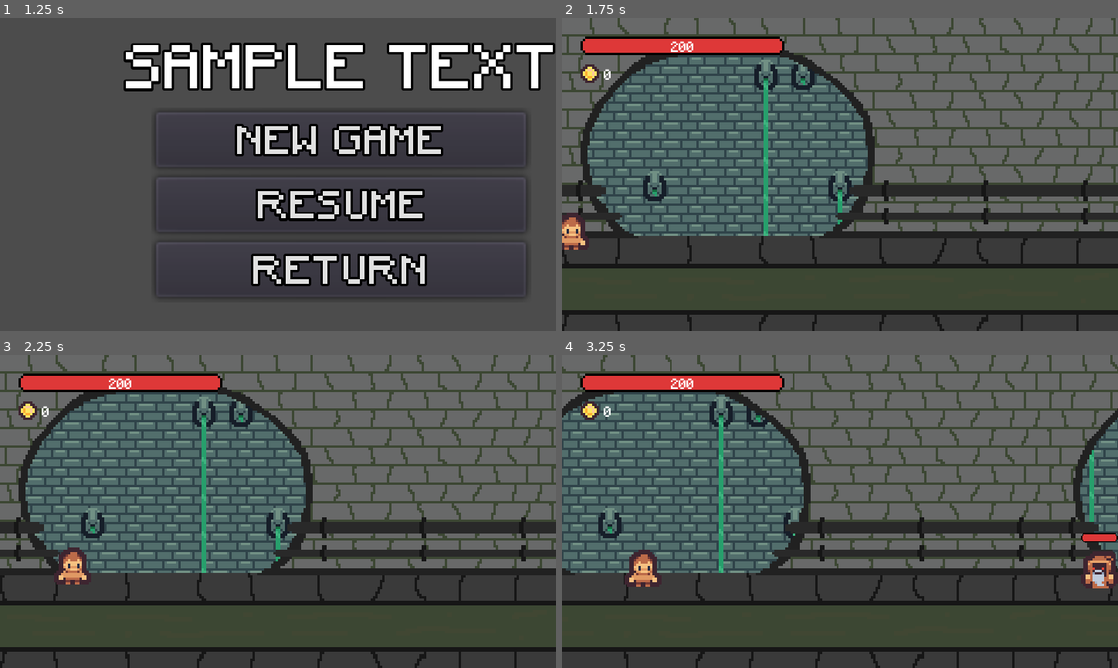
Above: before the commit, frames 1-4 (two rows, left to right).
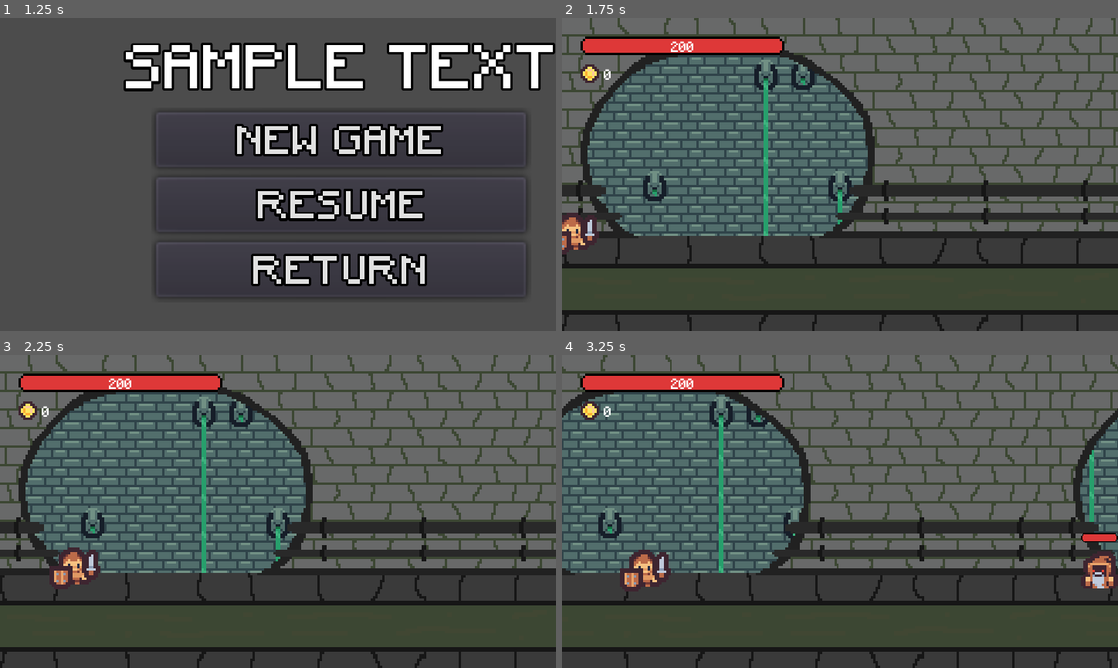
Above: after the commit, the same moments.

Repository: antronomo/RunningHalls
Game: Godot game, scene res://UIs/MenuScene.tscn
Two runs of this game, one before a commit and one after it. Both use one fixed random seed, a clock stepped at 60 frames per second and the inputs below.
Inputs:
- Up to frame 1 (1.25 s): click "START" at 0.5 s
- Up to frame 2 (1.75 s): click "NEW GAME" at 1.25 s
- Up to frame 3 (2.25 s): no input
- Up to frame 4 (3.25 s): no input

Frame 1 is identical in both runs. In frame 2, 0.2% of the frame differs, in the area x 0-7%, y 64-76%; in frame 3, 0.4%; in frame 4, 0.6%, in the area x 10-100%, y 62-76%.

Commit message:
Implementando la forja 1: Aunque ahora SI mejora las estadísticas del jugador, no te cobra nada las mejoras y las estadísticas están des-balanceadas. Para el próximo commit haré que la forja cobre oro por mejora,  te enseñe la estadística actual y la del siguiente nivel con el precio si es que se puede mejorar.
Cambios menores:
-en muchos escripts se les ha corregido pequeños (detalles para que el texto quede limpio?)
-en GLOBALS.gd se ha cambiado la función de “set_game_data” para que imprima errores mas precisos
-algunas escenas han sido modificadas, ver los cambios en los .tscn para detalles
-las piezas de armaduras(objetos que heredan de equipment.gd) se les ha añadido una variable arreglada(se modifica cada vez que que es instanciado, pero es lo mas cómodo)
-en CoreComponent.gd al fin se ha acortado la función “get_hurt”, ahora calcula todo en una sola variable y devuelve el valor esperado.
-en Equipment.gd se ha añadido la variable “max_upgrades”, se le ha añadido la función “get_items_stats” que devuelve información básica necesaria para otros nodos y se ha modificado la función “upgrade” para arreglar un bug que hacía apuntar fuera de los array.
-en Level0.gd se ha implementado las funciones con la tienda y de ha modificado la manera en la que aparecen en pantalla, antes se instanciaban según necesidad, ahora solo cambian de posición
-se han eliminado comentarios en player.gd
-PlayerStats.gd creado, script heredado de CoreComponent.gd cuya función es modificar las estadísticas del jugador(player) con su equipo (equipment.gd), en un futuro puedo implementar mas cosas como joyerías
-en ShopMenu.gd se han modificado muchas funciones repetitivas y pasado a una única función “get_item_to_show”
-Ideas.txt y Tareas.txt actualizado

Diff:
--- a/Auto/Config.gd
+++ b/Auto/Config.gd
@@ -21,7 +21,6 @@
 
 	load_file.open(CONFIGFILE, File.READ)
 	config_data = load_file.get_var()
-
 	load_file.close()
 
 
--- a/Auto/CurrentGame.gd
+++ b/Auto/CurrentGame.gd
@@ -26,7 +26,7 @@
 	return DefaultGameData
 
 
-func save_game_data(game_data:Dictionary) -> void:
+func save_game_data(game_data : Dictionary) -> void:
 	var save_file : File = File.new()
 	save_file.open(SAVEFILE, File.WRITE)
 	save_file.store_var(game_data)
--- a/Auto/GLOBALS.gd
+++ b/Auto/GLOBALS.gd
@@ -16,7 +16,7 @@
 		print(str(current_game.duplicate()))
 
 
-# FUNCIONES CON CurrentGame.gd -------------------------------------------------------
+# FUNCIONES CON CurrentGame.gd ------------------------------------------------------------
 func reset_game_data() -> void:
 	current_game = CurrentGame.new_game().duplicate()
 	save_data_to_file()
@@ -27,62 +27,63 @@
 	current_game = CurrentGame.load_game()
 
 
-# FUNCIONES que modifican la variable current_game ----------------------------------------
+# FUNCIONES que modifican variables en current_game ----------------------------------------
+# Es necesario verificar el tipo de variable y su contenido? por ahora no, pero tampoco lo voy a aquitar
 func set_game_data(what:String, much) -> void:
 	match what:
 		"wave":
 			if typeof(much) == TYPE_INT:
 				current_game.game_info.wave = much
 			else:
-				print(str(much) + " no es tipo Int")
+				print("cannot save " + what + " with: " + str(much))
 
 		"loot":
 			if typeof(much) == TYPE_INT:
 				current_game.game_info.loot = much
 			else:
-				print(str(much) + " no es tipo Int")
+				print("cannot save " + what + " with: " + str(much))
 
 		"helmet":
 			if typeof(much) == TYPE_INT:
 				current_game.player_upgrades.helmet = much
 			else:
-				print("cannot save helmet with: " + str(much))
+				print("cannot save " + what + " with: " + str(much))
 
 		"chestPlate":
 			if typeof(much) == TYPE_INT:
 				current_game.player_upgrades.chestPlate = much
 			else:
-				print("cannot save chestPlate with: " + str(much))
+				print("cannot save " + what + " with: " + str(much))
 
 		"greaves":
 			if typeof(much) == TYPE_INT:
 				current_game.player_upgrades.greaves = much
 			else:
-				print("cannot save greaves with: " + str(much))
+				print("cannot save " + what + " with: " + str(much))
 
 		"boots":
 			if typeof(much) == TYPE_INT:
 				current_game.player_upgrades.boots = much
 			else:
-				print("cannot save boots with: " + str(much))
+				print("cannot save " + what + " with: " + str(much))
 
 		"sword":
 			if typeof(much) == TYPE_INT:
 				current_game.player_upgrades.sword = much
 			else:
-				print("cannot save sword with: " + str(much))
+				print("cannot save " + what + " with: " + str(much))
 
 		"shield":
 			if typeof(much) == TYPE_INT:
 				current_game.player_upgrades.shield = much
 			else:
-				print("cannot save shield with: " + str(much))
+				print("cannot save " + what + " with: " + str(much))
 
 		_: # Default
 			print(what + " does not exist")
 
 
-# FUNCIONES con Config.gd ------------------------------------------------------------
+# FUNCIONES con Config.gd -----------------------------------------------------------------
 func save_new_config() -> void:pass
 
 
--- a/Enemies/DarkWizard.tscn
+++ b/Enemies/DarkWizard.tscn
@@ -35,6 +35,7 @@
 [node name="AnimatedSprite" type="AnimatedSprite" parent="."]
 position = Vector2( 0, -8 )
 frames = SubResource( 8 )
+frame = 1
 playing = true
 
 [node name="CollisionShape2D" type="CollisionShape2D" parent="."]
--- a/Level/Level0.tscn
+++ b/Level/Level0.tscn
@@ -8,6 +8,7 @@
 [ext_resource path="res://UIs/GameOverUI.tscn" type="PackedScene" id=6]
 [ext_resource path="res://Scripts/LootManager.gd" type="Script" id=7]
 [ext_resource path="res://UIs/PauseMenu.tscn" type="PackedScene" id=8]
+[ext_resource path="res://UIs/ShopMenu.tscn" type="PackedScene" id=9]
 
 [sub_resource type="RectangleShape2D" id=2]
 extents = Vector2( 160, 2.5 )
@@ -136,8 +137,6 @@
 anims/Starting = SubResource( 5 )
 anims/finishing = SubResource( 6 )
 
-[node name="GameOverUI" parent="." instance=ExtResource( 6 )]
-
 [node name="Accelerator" type="HSlider" parent="."]
 margin_left = -84.0
 margin_top = -37.0
@@ -152,17 +151,22 @@
 anims/RESET = SubResource( 7 )
 anims/accelerate = SubResource( 8 )
 
+[node name="GameOverUI" parent="." instance=ExtResource( 6 )]
+
 [node name="PauseMenu" parent="." instance=ExtResource( 8 )]
 margin_bottom = 0.0
 __meta__ = {
 "_edit_lock_": true
 }
 
+[node name="Shop" parent="." instance=ExtResource( 9 )]
+
 [connection signal="generate_loot" from="EnemySpawner" to="." method="_on_EnemySpawner_generate_loot"]
 [connection signal="wave_ended" from="EnemySpawner" to="." method="_on_EnemySpawner_wave_ended"]
 [connection signal="body_exited" from="MataSobras5000" to="." method="_on_MataSobras5000_body_exited"]
+[connection signal="value_changed" from="Accelerator" to="." method="_on_Accelerator_value_changed"]
 [connection signal="retry_pressed" from="GameOverUI" to="." method="_on_GameOverUI_retry_pressed"]
 [connection signal="return_pressed" from="GameOverUI" to="." method="_on_GameOverUI_return_pressed"]
 [connection signal="shop_pressed" from="GameOverUI" to="." method="_on_GameOverUI_shop_pressed"]
-[connection signal="value_changed" from="Accelerator" to="." method="_on_Accelerator_value_changed"]
 [connection signal="save_time" from="PauseMenu" to="." method="_on_PauseMenu_save_time"]
+[connection signal="exiting" from="Shop" to="." method="_on_Shop_exiting"]
--- a/Player/Player.tscn
+++ b/Player/Player.tscn
@@ -1,8 +1,15 @@
-[gd_scene load_steps=8 format=2]
+[gd_scene load_steps=15 format=2]
 
 [ext_resource path="res://Scripts/Player.gd" type="Script" id=1]
 [ext_resource path="res://Components/CoreComponent.tscn" type="PackedScene" id=2]
+[ext_resource path="res://Scripts/PlayerStats.gd" type="Script" id=3]
 [ext_resource path="res://Assets/img/Player.png" type="Texture" id=4]
+[ext_resource path="res://Player/Boots.tscn" type="PackedScene" id=5]
+[ext_resource path="res://Player/Greaves.tscn" type="PackedScene" id=6]
+[ext_resource path="res://Player/Helmet.tscn" type="PackedScene" id=7]
+[ext_resource path="res://Player/Sword.tscn" type="PackedScene" id=8]
+[ext_resource path="res://Player/ChestPlate.tscn" type="PackedScene" id=9]
+[ext_resource path="res://Player/Shield.tscn" type="PackedScene" id=10]
 
 [sub_resource type="Animation" id=1]
 length = 0.001
@@ -19,7 +26,7 @@
 "values": [ Vector2( 0, 0 ) ]
 }
 tracks/1/type = "value"
-tracks/1/path = NodePath("CoreComponent:monitoring")
+tracks/1/path = NodePath("Sprite:rotation_degrees")
 tracks/1/interp = 1
 tracks/1/loop_wrap = true
 tracks/1/imported = false
@@ -28,10 +35,10 @@
 "times": PoolRealArray( 0 ),
 "transitions": PoolRealArray( 1 ),
 "update": 0,
-"values": [ true ]
+"values": [ 0.0 ]
 }
 tracks/2/type = "value"
-tracks/2/path = NodePath("Sprite:rotation_degrees")
+tracks/2/path = NodePath("Sprite:scale")
 tracks/2/interp = 1
 tracks/2/loop_wrap = true
 tracks/2/imported = false
@@ -40,10 +47,10 @@
 "times": PoolRealArray( 0 ),
 "transitions": PoolRealArray( 1 ),
 "update": 0,
-"values": [ 0.0 ]
+"values": [ Vector2( 1, 1 ) ]
 }
 tracks/3/type = "value"
-tracks/3/path = NodePath("Sprite:scale")
+tracks/3/path = NodePath("CoreComponent/Shield:position")
 tracks/3/interp = 1
 tracks/3/loop_wrap = true
 tracks/3/imported = false
@@ -52,7 +59,55 @@
 "times": PoolRealArray( 0 ),
 "transitions": PoolRealArray( 1 ),
 "update": 0,
-"values": [ Vector2( 1, 1 ) ]
+"values": [ Vector2( -5, -3 ) ]
+}
+tracks/4/type = "value"
+tracks/4/path = NodePath("CoreComponent/Sword:position")
+tracks/4/interp = 1
+tracks/4/loop_wrap = true
+tracks/4/imported = false
+tracks/4/enabled = true
+tracks/4/keys = {
+"times": PoolRealArray( 0 ),
+"transitions": PoolRealArray( 1 ),
+"update": 0,
+"values": [ Vector2( 8, -10 ) ]
+}
+tracks/5/type = "value"
+tracks/5/path = NodePath("CoreComponent/Sword:rotation_degrees")
+tracks/5/interp = 1
+tracks/5/loop_wrap = true
+tracks/5/imported = false
+tracks/5/enabled = true
+tracks/5/keys = {
+"times": PoolRealArray( 0 ),
+"transitions": PoolRealArray( 1 ),
+"update": 0,
+"values": [ 0.0 ]
+}
+tracks/6/type = "value"
+tracks/6/path = NodePath("CoreComponent/Shield:rotation_degrees")
+tracks/6/interp = 1
+tracks/6/loop_wrap = true
+tracks/6/imported = false
+tracks/6/enabled = true
+tracks/6/keys = {
+"times": PoolRealArray( 0 ),
+"transitions": PoolRealArray( 1 ),
+"update": 0,
+"values": [ 0.0 ]
+}
+tracks/7/type = "value"
+tracks/7/path = NodePath("CoreComponent/CollisionShape2D:disabled")
+tracks/7/interp = 1
+tracks/7/loop_wrap = true
+tracks/7/imported = false
+tracks/7/enabled = true
+tracks/7/keys = {
+"times": PoolRealArray( 0 ),
+"transitions": PoolRealArray( 1 ),
+"update": 1,
+"values": [ false ]
 }
 
 [sub_resource type="Animation" id=2]
@@ -71,51 +126,124 @@
 "update": 0,
 "values": [ Vector2( 0, 0 ), Vector2( 0, -2 ) ]
 }
+tracks/1/type = "value"
+tracks/1/path = NodePath("CoreComponent/Sword:position")
+tracks/1/interp = 2
+tracks/1/loop_wrap = true
+tracks/1/imported = false
+tracks/1/enabled = true
+tracks/1/keys = {
+"times": PoolRealArray( 0, 0.3 ),
+"transitions": PoolRealArray( 1, 1 ),
+"update": 0,
+"values": [ Vector2( 8, -9 ), Vector2( 8, -11 ) ]
+}
+tracks/2/type = "value"
+tracks/2/path = NodePath("CoreComponent/Shield:position")
+tracks/2/interp = 2
+tracks/2/loop_wrap = true
+tracks/2/imported = false
+tracks/2/enabled = true
+tracks/2/keys = {
+"times": PoolRealArray( 0, 0.3 ),
+"transitions": PoolRealArray( 1, 1 ),
+"update": 0,
+"values": [ Vector2( -5, -3 ), Vector2( -5, -5 ) ]
+}
 
 [sub_resource type="Animation" id=4]
 resource_name = "dying"
 length = 1.5
 tracks/0/type = "value"
-tracks/0/path = NodePath("CoreComponent:monitoring")
+tracks/0/path = NodePath("Sprite:rotation_degrees")
 tracks/0/interp = 1
 tracks/0/loop_wrap = true
 tracks/0/imported = false
 tracks/0/enabled = true
 tracks/0/keys = {
-"times": PoolRealArray( 0 ),
-"transitions": PoolRealArray( 1 ),
-"update": 1,
-"values": [ false ]
+"times": PoolRealArray( 0, 0.5 ),
+"transitions": PoolRealArray( 1, 1 ),
+"update": 0,
+"values": [ 0.0, -90.0 ]
 }
 tracks/1/type = "value"
-tracks/1/path = NodePath("Sprite:rotation_degrees")
+tracks/1/path = NodePath("Sprite:position")
 tracks/1/interp = 1
 tracks/1/loop_wrap = true
 tracks/1/imported = false
 tracks/1/enabled = true
 tracks/1/keys = {
-"times": PoolRealArray( 0, 0.5 ),
-"transitions": PoolRealArray( 1, 1 ),
-"update": 0,
-"values": [ 0.0, -90.0 ]
+"times": PoolRealArray( 0, 0.5, 1, 1.5 ),
+"transitions": PoolRealArray( 1.46409, 1.466, 0.466517, 0.63728 ),
+"update": 0,
+"values": [ Vector2( 0, 0 ), Vector2( -15, -15 ), Vector2( -25, -2 ), Vector2( -35, -2 ) ]
 }
 tracks/2/type = "value"
-tracks/2/path = NodePath("Sprite:position")
-tracks/2/interp = 1
+tracks/2/path = NodePath("CoreComponent/Sword:position")
+tracks/2/interp = 2
 tracks/2/loop_wrap = true
 tracks/2/imported = false
 tracks/2/enabled = true
 tracks/2/keys = {
-"times": PoolRealArray( 0, 0.5, 1, 1.5 ),
-"transitions": PoolRealArray( 1.46409, 1.466, 0.466517, 0.63728 ),
-"update": 0,
-"values": [ Vector2( 0, -8 ), Vector2( -15, -15 ), Vector2( -25, -2 ), Vector2( -35, -2 ) ]
+"times": PoolRealArray( 0, 0.2, 0.5, 1.5 ),
+"transitions": PoolRealArray( 1, 1, 1, 1 ),
+"update": 0,
+"values": [ Vector2( 8, -9 ), Vector2( 8, -9 ), Vector2( 8, -4 ), Vector2( 8, -2 ) ]
+}
+tracks/3/type = "value"
+tracks/3/path = NodePath("CoreComponent/Shield:position")
+tracks/3/interp = 2
+tracks/3/loop_wrap = true
+tracks/3/imported = false
+tracks/3/enabled = true
+tracks/3/keys = {
+"times": PoolRealArray( 0, 0.5 ),
+"transitions": PoolRealArray( 1, 1 ),
+"update": 0,
+"values": [ Vector2( -5, -3 ), Vector2( -5, -3 ) ]
+}
+tracks/4/type = "value"
+tracks/4/path = NodePath("CoreComponent/Sword:rotation_degrees")
+tracks/4/interp = 1
+tracks/4/loop_wrap = true
+tracks/4/imported = false
+tracks/4/enabled = true
+tracks/4/keys = {
+"times": PoolRealArray( 0, 0.5, 1.5 ),
+"transitions": PoolRealArray( 1, 1, 1 ),
+"update": 0,
+"values": [ 0.0, 0.0, 90.0 ]
+}
+tracks/5/type = "value"
+tracks/5/path = NodePath("CoreComponent/Shield:rotation_degrees")
+tracks/5/interp = 1
+tracks/5/loop_wrap = true
+tracks/5/imported = false
+tracks/5/enabled = true
+tracks/5/keys = {
+"times": PoolRealArray( 0, 1 ),
+"transitions": PoolRealArray( 1, 1 ),
+"update": 0,
+"values": [ 0.0, -45.0 ]
+}
+tracks/6/type = "value"
+tracks/6/path = NodePath("CoreComponent/CollisionShape2D:disabled")
+tracks/6/interp = 1
+tracks/6/loop_wrap = true
+tracks/6/imported = false
+tracks/6/enabled = true
+tracks/6/keys = {
+"times": PoolRealArray( 0 ),
+"transitions": PoolRealArray( 1 ),
+"update": 1,
+"values": [ true ]
 }
 
 [sub_resource type="RectangleShape2D" id=3]
 extents = Vector2( 4, 16 )
 
 [node name="Player" type="Node2D" groups=["player"]]
+z_index = 1
 script = ExtResource( 1 )
 
 [node name="Sprite" type="Sprite" parent="."]
@@ -133,6 +261,7 @@
 [node name="CoreComponent" parent="." instance=ExtResource( 2 )]
 collision_layer = 2
 collision_mask = 12
+script = ExtResource( 3 )
 max_life = 200
 attack = 20
 defense = 20
@@ -142,4 +271,22 @@
 position = Vector2( 12, -8 )
 shape = SubResource( 3 )
 
+[node name="Boots" parent="CoreComponent" instance=ExtResource( 5 )]
+visible = false
+
+[node name="ChestPlate" parent="CoreComponent" instance=ExtResource( 9 )]
+visible = false
+
+[node name="Greaves" parent="CoreComponent" instance=ExtResource( 6 )]
+visible = false
+
+[node name="Helmet" parent="CoreComponent" instance=ExtResource( 7 )]
+visible = false
+
+[node name="Shield" parent="CoreComponent" instance=ExtResource( 10 )]
+position = Vector2( -5, -3 )
+
+[node name="Sword" parent="CoreComponent" instance=ExtResource( 8 )]
+position = Vector2( 8, -10 )
+
 [connection signal="body_entered" from="CoreComponent" to="." method="_on_CoreComponent_body_entered"]
--- a/Scripts/Boots.gd
+++ b/Scripts/Boots.gd
@@ -16,5 +16,6 @@
 		[100,100]
 	]
 
+	max_upgrades = upgrade_list.size() - 1
 	upgrades = Globals.current_game.player_upgrades.boots
 	sprite.frame = int(clamp(upgrades, 0, sprite.hframes -1))
--- a/Scripts/ChestPlate.gd
+++ b/Scripts/ChestPlate.gd
@@ -16,5 +16,6 @@
 		[100,100]
 	]
 
+	max_upgrades = upgrade_list.size() - 1
 	upgrades = Globals.current_game.player_upgrades.chestPlate
 	sprite.frame = int(clamp(upgrades, 0, sprite.hframes -1))
--- a/Scripts/CoreComponent.gd
+++ b/Scripts/CoreComponent.gd
@@ -26,7 +26,7 @@
 func get_stats() -> Dictionary:
 	return {
 		'life' : max_life,
-		'attack': attack,
+		'attack' : attack,
 		'defense' : defense,
 		'crit_chance' : critical_cahnce,
 		'crit_dmg' : critical_damage
@@ -47,15 +47,8 @@
 
 
 func get_hurt(entring_dmg : float) -> int:
-	#Se que puedo quitar variables del código y retornaría lo mismo, aún no estoy listo para ello
-	# return ((((entring_dmg * 100) / defense) * entring_dmg) / 100) * -1
-	var diff : int =  (entring_dmg * 100) / defense
-	var hurt : int = ((diff * entring_dmg) / 100) * -1
-
-	if hurt > 0:
-		hurt = -1
-
-	return hurt
+	var hurt : int = ((((entring_dmg * 100) / defense) * entring_dmg) / 100) * -1
+	return hurt if hurt <= -1 else -1
 
 
 func set_hp(new_hp : int) -> void:
--- a/Scripts/EnemySpawner.gd
+++ b/Scripts/EnemySpawner.gd
@@ -78,7 +78,7 @@
 
 
 # No quiero que repita la suseción cada vez que quiera tener un número de tokens, igual debería guardar los numeros anteriores y simplemente devolver el siguiente
-func token_manager() -> void: # Simulacion de fibonacci
+func token_manager() -> void: # sucesion de fibonacci
 	var a : int = 1
 	var b : int = 1
 	var return_a : bool = true
--- a/Scripts/Equipment.gd
+++ b/Scripts/Equipment.gd
@@ -2,17 +2,21 @@
 class_name Equipment
 
 
-var sprite : Sprite
+onready var sprite : Sprite = $Sprite
+
+
+var max_upgrades : int
 var sprite_hframes : int
 var upgrade_list : Array
 var upgrades : int = 0
 
 
-func _ready() -> void:
-	if get_node("Sprite"):
-		sprite = $Sprite
-	else:
-		print(name + " has no sprite node!!!")
+func get_item_stats() -> Dictionary:
+	return {
+		"level" : upgrades,
+		"price" : upgrade_list[upgrades][0],
+		"stat" : upgrade_list[upgrades][1]
+	}
 
 
 func get_sprite_info() -> Array:
@@ -20,9 +24,9 @@
 
 
 func upgrade() -> void:
-	if !upgrades == upgrade_list.size():
+	if upgrades < max_upgrades:
 		upgrades += 1
-		sprite.frame = int(clamp(upgrades,0,sprite.hframes-1)) # el int() solo está para quitarme un aviso
+		sprite.frame = int(clamp(upgrades,0,sprite.hframes-1)) # el int() solo está para quitar un aviso
 
 
 """
--- a/Scripts/Greaves.gd
+++ b/Scripts/Greaves.gd
@@ -16,5 +16,6 @@
 		[100,100]
 	]
 
+	max_upgrades = upgrade_list.size() - 1
 	upgrades = Globals.current_game.player_upgrades.greaves
 	sprite.frame = int(clamp(upgrades, 0, sprite.hframes -1))
--- a/Scripts/Helmet.gd
+++ b/Scripts/Helmet.gd
@@ -16,5 +16,6 @@
 		[100,100]
 	]
 
+	max_upgrades = upgrade_list.size() - 1
 	upgrades = Globals.current_game.player_upgrades.helmet
 	sprite.frame = int(clamp(upgrades, 0, sprite.hframes -1))
--- a/Scripts/Level0.gd
+++ b/Scripts/Level0.gd
@@ -9,6 +9,8 @@
 onready var gui : Control = $GUI
 onready var pasue_menu : Control = $PauseMenu
 onready var game_save_file : Dictionary
+onready var shop_ui : Control = $Shop
+onready var game_over_ui : Control = $GameOverUI
 
 
 const ground_speed : int = -30
@@ -31,6 +33,8 @@
 
 	enemy_spawner.set_wave(current_wave)
 	enemy_spawner.spawn_enemies()
+
+	shop_ui.rect_position = Vector2(0,-135)
 
 
 func get_vars() -> void:
@@ -90,15 +94,20 @@
 
 
 # FUNCIONES con GameOverUI----------------------------------------------
-func _on_GameOverUI_shop_pressed():
-	var shop_menu = preload('res://UIs/ShopMenu.tscn')
-	shop_menu = shop_menu.instance()
-	add_child(shop_menu)
+func _on_GameOverUI_shop_pressed() -> void:
+	shop_ui.rect_position = Vector2.ZERO
+	game_over_ui.rect_position = Vector2(40, -1000)
 
 
-func _on_GameOverUI_retry_pressed():
+func _on_GameOverUI_retry_pressed() -> void:
 	get_tree().reload_current_scene()
 
 
-func _on_GameOverUI_return_pressed():
+func _on_GameOverUI_return_pressed() -> void:
 	get_tree().change_scene('res://UIs/MenuScene.tscn')
+
+
+# FUNCIONES con ShopUI--------------------------------------------------
+func _on_Shop_exiting() -> void:
+	shop_ui.rect_position = Vector2(0, -135)
+	game_over_ui.rect_position = Vector2(40, 16)
--- a/Scripts/Player.gd
+++ b/Scripts/Player.gd
@@ -1,8 +1,4 @@
 extends Node2D
-
-
-#max_hp por no poner max_life, variable que existe en coreComponent
-# onready var max_hp : int = $CoreComponent.get_stats().life
 
 
 export var my_name : String = 'player'
@@ -32,7 +28,8 @@
 	emit_signal('morido')
 	$AnimationPlayer.play('dying')
 
+
 func _on_CoreComponent_body_entered(body : Enemy) -> void:
 	#Esto es cuando el jugador colisiona con un enemigo, para empujar-lo
 	# print('empujacion')
-	body.apply_central_impulse(Vector2(randi() % 50 + 51, -randi() % 75 - 26))
+	body.apply_central_impulse(Vector2(randi() % 50 + 51, - randi() % 75 - 26))
--- /dev/null
+++ b/Scripts/PlayerStats.gd
@@ -0,0 +1,21 @@
+extends CoreComponent
+
+
+onready var helmet : Equipment = $Helmet
+onready var chest_plate : Equipment = $ChestPlate
+onready var greaves : Equipment = $Greaves
+onready var boots : Equipment = $Boots
+onready var shield : Equipment = $Shield
+onready var sword : Equipment = $Sword
+
+
+func _ready() -> void:
+	fixed_stats()
+	# print(str(get_stats()))
+
+
+# Las estadísticas después de sumar el equipamiento
+func fixed_stats() -> void:
+	defense = defense + helmet.get_item_stats().stat + chest_plate.get_item_stats().stat + greaves.get_item_stats().stat + boots.get_item_stats().stat + shield.get_item_stats().stat
+
+	attack = attack + sword.get_item_stats().stat
--- a/Scripts/Shield.gd
+++ b/Scripts/Shield.gd
@@ -16,5 +16,6 @@
 		[100,100]
 	]
 
+	max_upgrades = upgrade_list.size() - 1
 	upgrades = Globals.current_game.player_upgrades.shield
 	sprite.frame = int(clamp(upgrades, 0, sprite.hframes -1))
--- a/Scripts/ShopMenu.gd
+++ b/Scripts/ShopMenu.gd
@@ -15,52 +15,38 @@
 var item_name : String
 
 
+signal exiting
+
+
 func _on_HelmetButton_pressed() -> void:
-	var arr : Array = helmet.get_sprite_info()
-	item_show.texture = arr[0]
-	item_show.hframes = arr[1]
-	item_show.frame = arr[2]
-	item_name = "helmet"
+	get_item_to_show(helmet.get_sprite_info(), "helmet")
 
 
 func _on_ChestPlateButton_pressed() -> void:
-	var arr : Array = chestPlate.get_sprite_info()
-	item_show.texture = arr[0]
-	item_show.hframes = arr[1]
-	item_show.frame = arr[2]
-	item_name = "chestPlate"
+	get_item_to_show(chestPlate.get_sprite_info(), "chestPlate")
 
 
 func _on_GreavesButton_pressed() -> void:
-	var arr : Array = greaves.get_sprite_info()
-	item_show.texture = arr[0]
-	item_show.hframes = arr[1]
-	item_show.frame = arr[2]
-	item_name = "greaves"
+	get_item_to_show(greaves.get_sprite_info(), "greaves")
 
 
 func _on_BootsButton_pressed() -> void:
-	var arr : Array = boots.get_sprite_info()
-	item_show.texture = arr[0]
-	item_show.hframes = arr[1]
-	item_show.frame = arr[2]
-	item_name = "boots"
+	get_item_to_show(boots.get_sprite_info(), "boots")
 
 
 func _on_SwordButton_pressed() -> void:
-	var arr : Array = sword.get_sprite_info()
-	item_show.texture = arr[0]
-	item_show.hframes = arr[1]
-	item_show.frame = arr[2]
-	item_name = "sword"
+	get_item_to_show(sword.get_sprite_info(), "sword")
 
 
 func _on_ShieldButton_pressed() -> void:
-	var arr : Array = shield.get_sprite_info()
-	item_show.texture = arr[0]
-	item_show.hframes = arr[1]
-	item_show.frame = arr[2]
-	item_name = "shield"
+	get_item_to_show(shield.get_sprite_info(), "shield")
+
+
+func get_item_to_show(sprite_info : Array, name : String) -> void:
+	item_show.texture = sprite_info[0]
+	item_show.hframes = sprite_info[1]
+	item_show.frame = sprite_info[2]
+	item_name = name
 
 
 func _on_UpgradeButton_pressed() -> void:
@@ -114,4 +100,4 @@
 
 func _on_ExitButton_pressed() -> void:
 	save_upgrades()
-	queue_free()
+	emit_signal("exiting")
--- a/Scripts/Sword.gd
+++ b/Scripts/Sword.gd
@@ -16,5 +16,6 @@
 		[100,100]
 	]
 
+	max_upgrades = upgrade_list.size() - 1
 	upgrades = Globals.current_game.player_upgrades.sword
 	sprite.frame = int(clamp(upgrades, 0, sprite.hframes -1))
Not shown, changed: Ideas.txt
Not shown: 1 places in Level/Level0.tscn that only renumber resources
Not shown, changed: Tareas.txt
